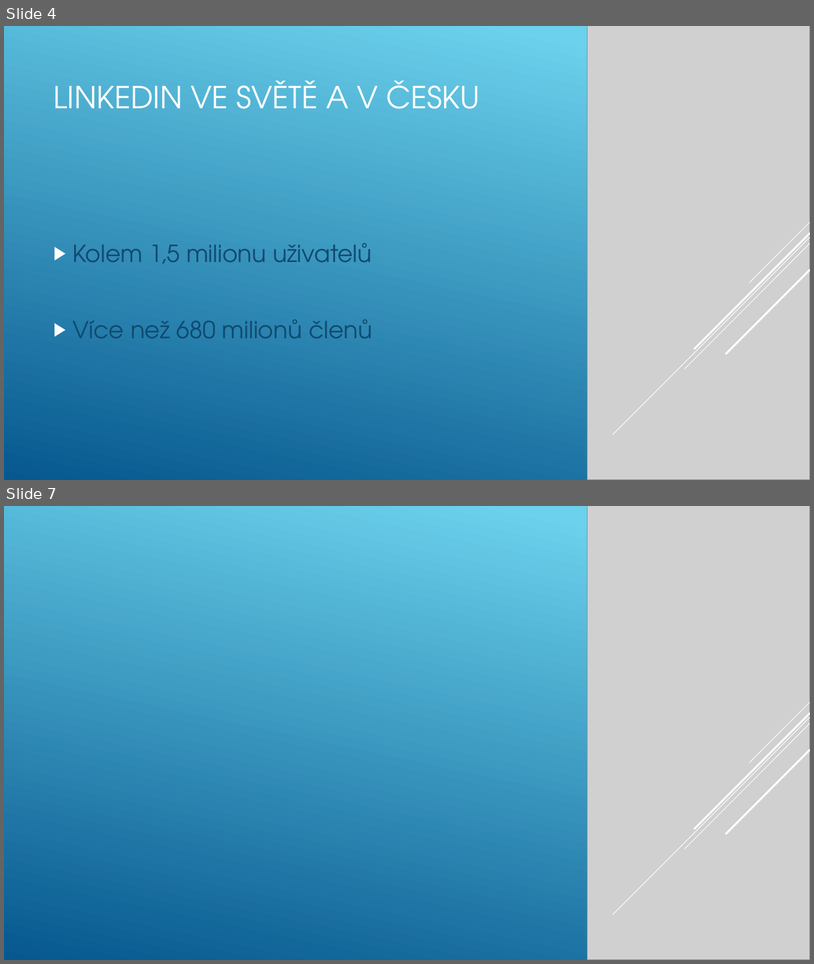
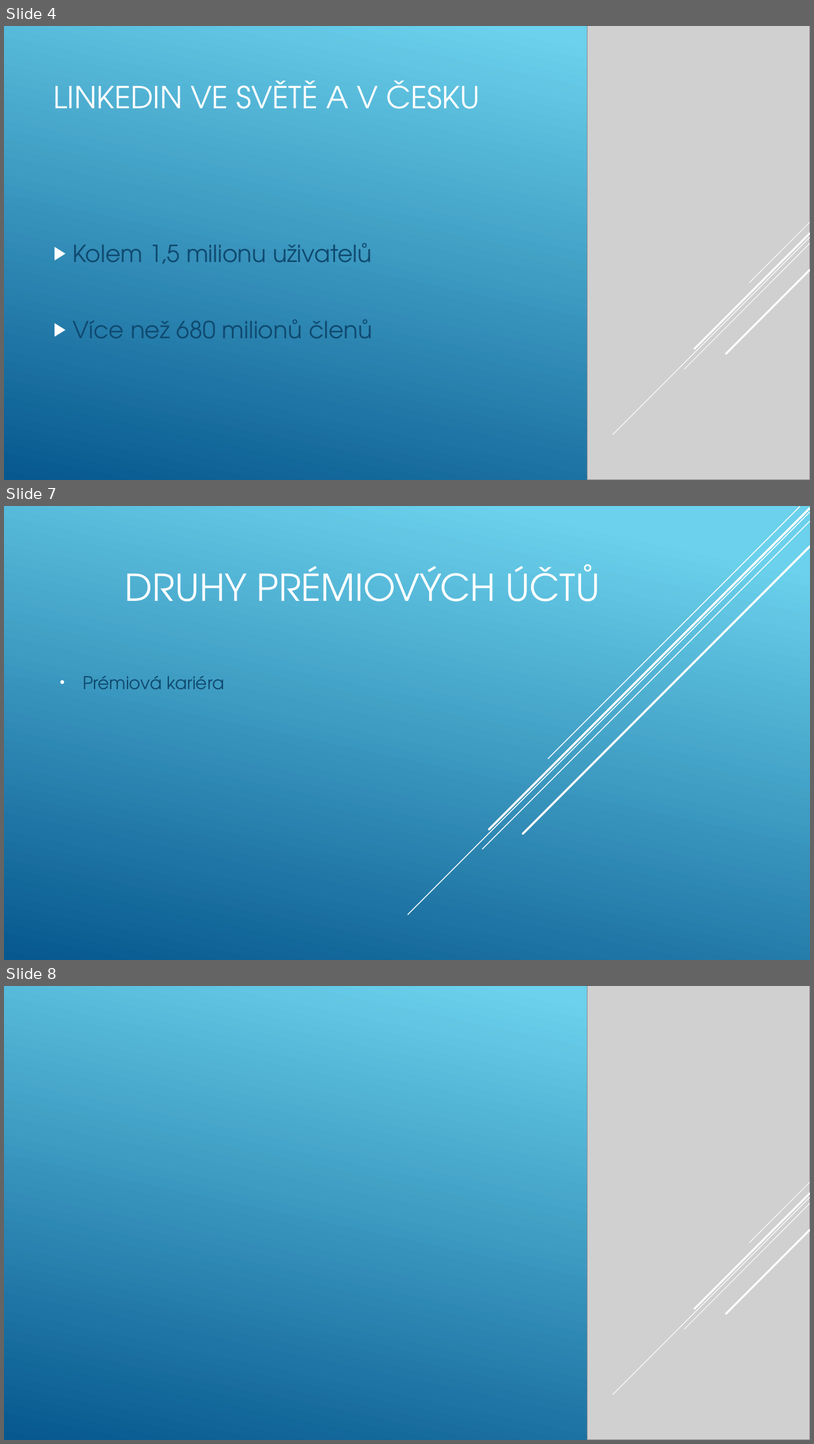
Before and after one commit to Jelenos69/I11-prezentace-Jel-nek, a slide deck: Jelinek.pptx. Shown one above the other, each under a label of ours: slides 4 and 7 before the commit, slides 4, 7 and 8 after it; the slides between them are not shown. The pictures are 814x964 and 814x1444 pixels, drawn with LibreOffice and Linux fonts; fonts in the diff are those of the drawing; grey boxes stand for pictures. Boxes give left, top, right and bottom in pixels: in the first picture for what was removed or moved away, otherwise in the second. Text is boxed around its words. In the diff, an @@ line names an element or a change of style, - is before the commit and + after.

```diff
--- a/Jelinek.pptx
+++ b/Jelinek.pptx
@@ slide 7 added at [4,506,810,960], background gradient #6ED2EB to #06588E @@
@@ line added from (810, 512) to (408, 915), #FFFFFF 1 pt @@
@@ line added from (810, 521) to (483, 849), #FFFFFF 1 pt @@
@@ line added from (810, 508) to (489, 829), #FFFFFF 2.5 pt @@
@@ line added from (800, 507) to (548, 759), #FFFFFF 1 pt @@
@@ line added from (810, 547) to (523, 834), #FFFFFF 2.5 pt @@
@@ title added at [125,564,600,601], 44 pt, text #FFFFFF @@
+DRUHY PRÉMIOVÝCH ÚČTŮ
@@ subtitle added at [83,676,224,689], 21 pt, text #0F496F @@
+• Prémiová kariéra
@@ what was slide 7 is now slide 8 @@
```
Also in this commit, not shown: 1 slide changed, 1 other slide added, 1 slide removed.
